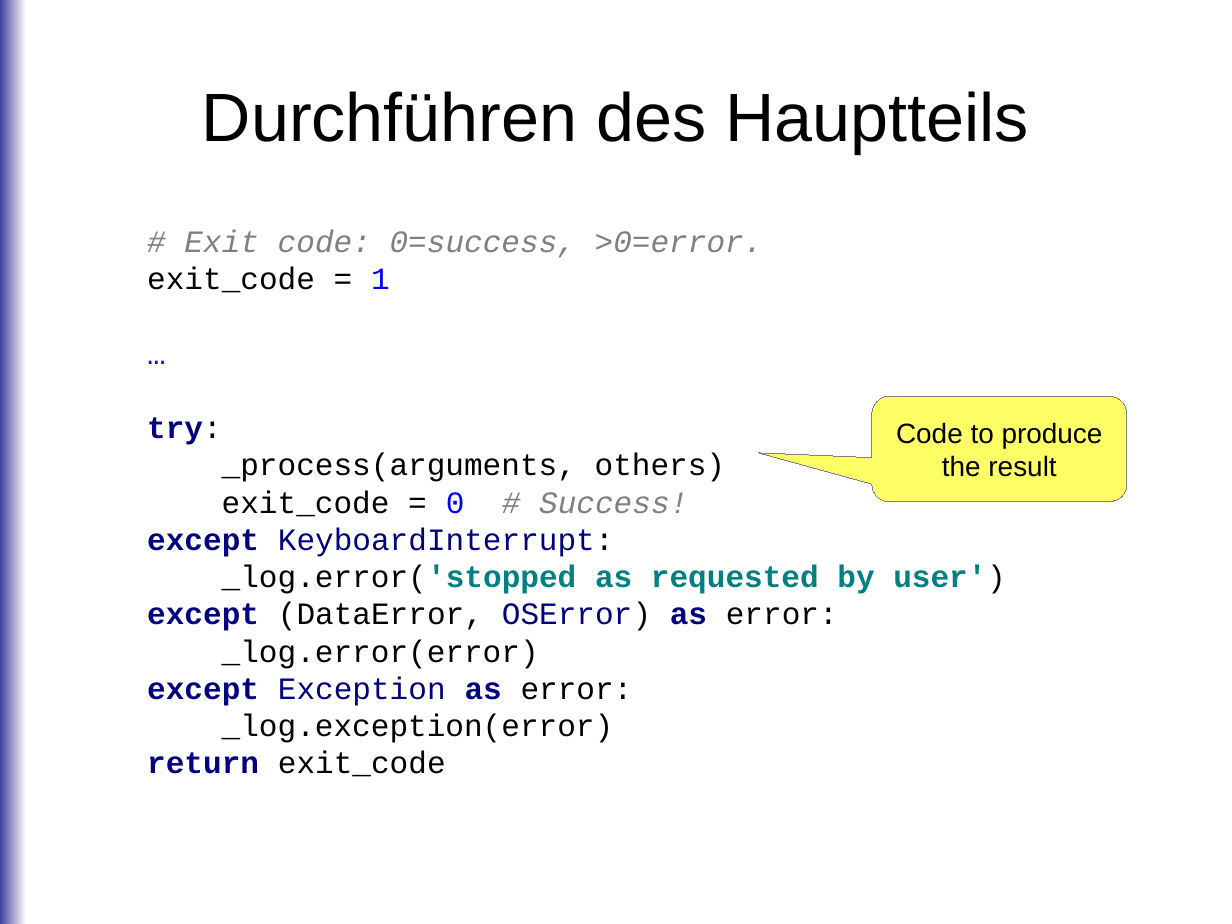
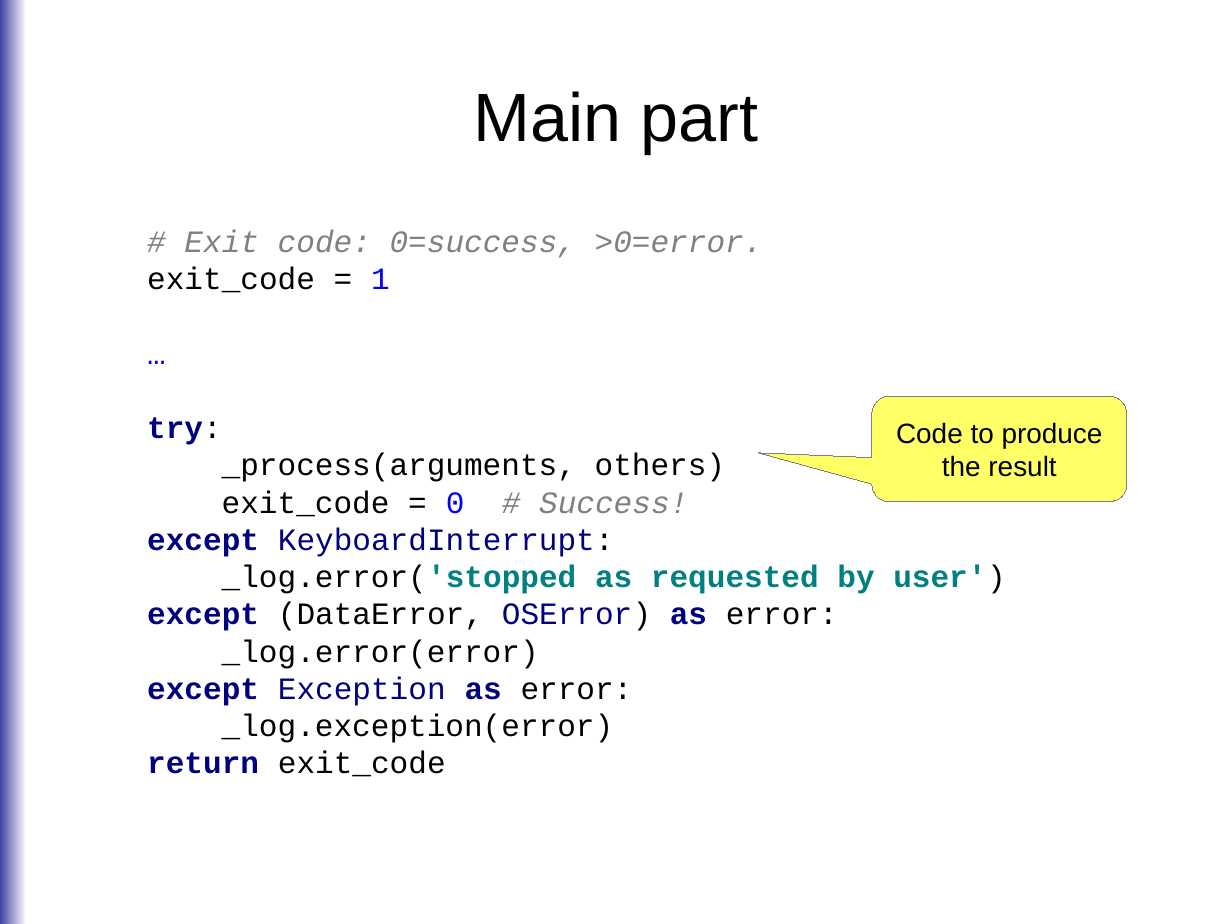
Before and after one commit to roskakori/talks, a slide deck: slide 61 of europython_2014/errorhandling/Solution oriented error handling.odp. Drawn at 1232x924 pixels with LibreOffice and Linux fonts; fonts in the diff are those of the drawing. Boxes give left, top, right and bottom in pixels: in the first picture for what was removed or moved away, otherwise in the second. Text is boxed around its words. In the diff, an @@ line names an element or a change of style, - is before the commit and + after.

Commit message:
Cleaned up spelling, formatting and untranslated German words.

```diff
--- a/europython_2014/errorhandling/Solution oriented error handling.odp
+++ b/europython_2014/errorhandling/Solution oriented error handling.odp
@@ title at [473,91,758,153]: text changed @@
-Durchführen des Hauptteils
+Main part
```
Also in this commit, not shown: 16 other slides changed.
